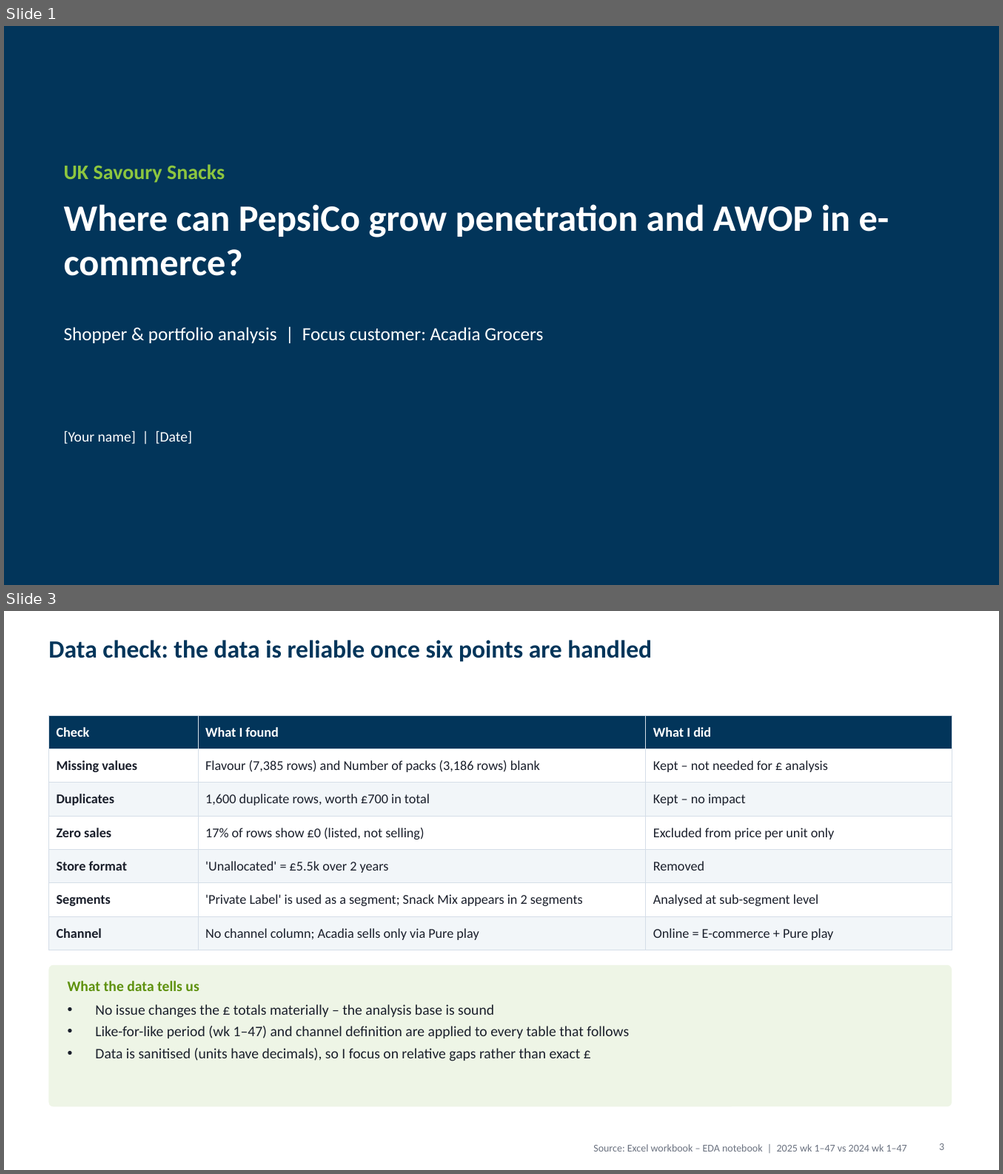
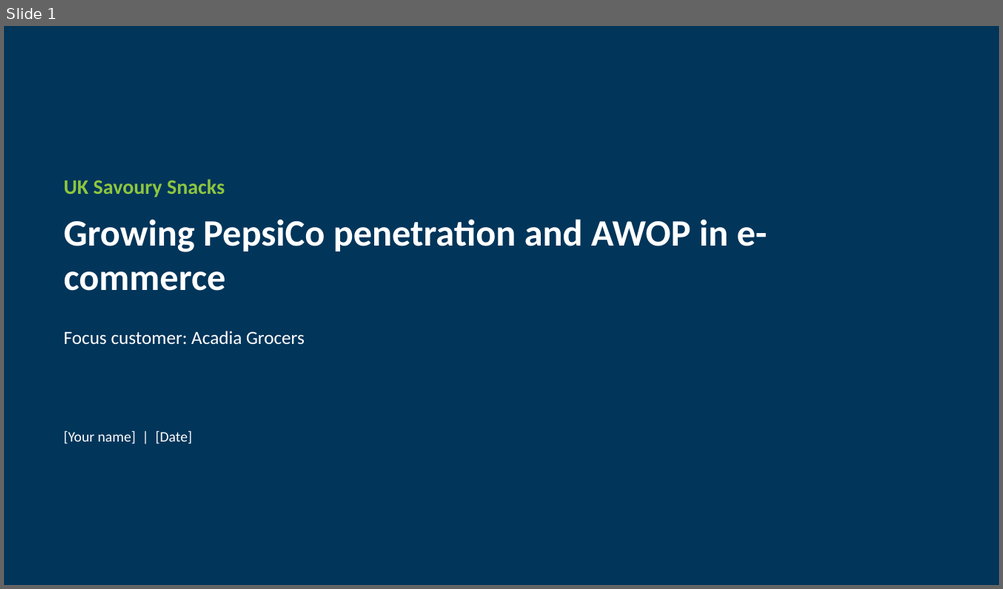
Before and after one commit to harshjunekumar/test-sample, a slide deck: case_study/PepsiCo_Savoury_Case_Study_Deck.pptx. Shown one above the other, each under a label of ours: slides 1 and 3 before the commit, slide 1 after it; the slides between them are not shown. The pictures are 1003x1174 and 1003x589 pixels, drawn with LibreOffice and Linux fonts; fonts in the diff are those of the drawing. Boxes give left, top, right and bottom in pixels: in the first picture for what was removed or moved away, otherwise in the second. Text is boxed around its words. In the diff, an @@ line names an element or a change of style, - is before the commit and + after.

```diff
--- a/case_study/PepsiCo_Savoury_Case_Study_Deck.pptx
+++ b/case_study/PepsiCo_Savoury_Case_Study_Deck.pptx
@@ slide 3 removed at (x1=4, y1=611, x2=999, y2=1170), background #FFFFFF @@
@@ title removed at (x1=48, y1=640, x2=652, y2=662) @@
-Data check: the data is reliable once six points are handled
@@ table removed at (x1=48, y1=715, x2=951, y2=943), 7 rows, 3 columns @@
-Check | What I found | What I did
-Missing values | Flavour (7,385 rows) and Number of packs (3,186 rows) blank | Kept – not needed for £ analysis
-Duplicates | 1,600 duplicate rows, worth £700 in total | Kept – no impact
-Zero sales | 17% of rows show £0 (listed, not selling) | Excluded from price per unit only
-Store format | 'Unallocated' = £5.5k over 2 years | Removed
-Segments | 'Private Label' is used as a segment; Snack Mix appears in 2 segments | Analysed at sub-segment level
-Channel | No channel column; Acadia sells only via Pure play | Online = E-commerce + Pure play
@@ rounded rectangle removed at (x1=48, y1=965, x2=951, y2=1107) @@
@@ text removed at (x1=68, y1=981, x2=199, y2=991) @@
-What the data tells us
@@ text removed at (x1=95, y1=1005, x2=629, y2=1062) @@
-• No issue changes the £ totals materially – the analysis base is sound
-• Like-for-like period (wk 1–47) and channel definition are applied to every table that follows
-• Data is sanitised (units have decimals), so I focus on relative gaps rather than exact £
@@ text removed at (x1=593, y1=1145, x2=907, y2=1152) @@
-Source: Excel workbook – EDA notebook | 2025 wk 1–47 vs 2024 wk 1–47
@@ page number removed at (x1=939, y1=1144, x2=944, y2=1150) @@
-3
@@ slide 1 changed as well @@
@@ text "UK Savoury Snacks" moved from (x1=64, y1=164, x2=225, y2=183) to (x1=64, y1=179, x2=225, y2=198) @@
@@ text at (x1=64, y1=219, x2=767, y2=291): text changed @@
-Where can PepsiCo grow penetration and AWOP in e-commerce?
+Growing PepsiCo penetration and AWOP in e-commerce
@@ text at (x1=64, y1=331, x2=304, y2=345): text changed @@
-Shopper & portfolio analysis | Focus customer: Acadia Grocers
+Focus customer: Acadia Grocers
```
Also in this commit, not shown: 5 other slides changed, 5 slides added, 4 other slides removed.
